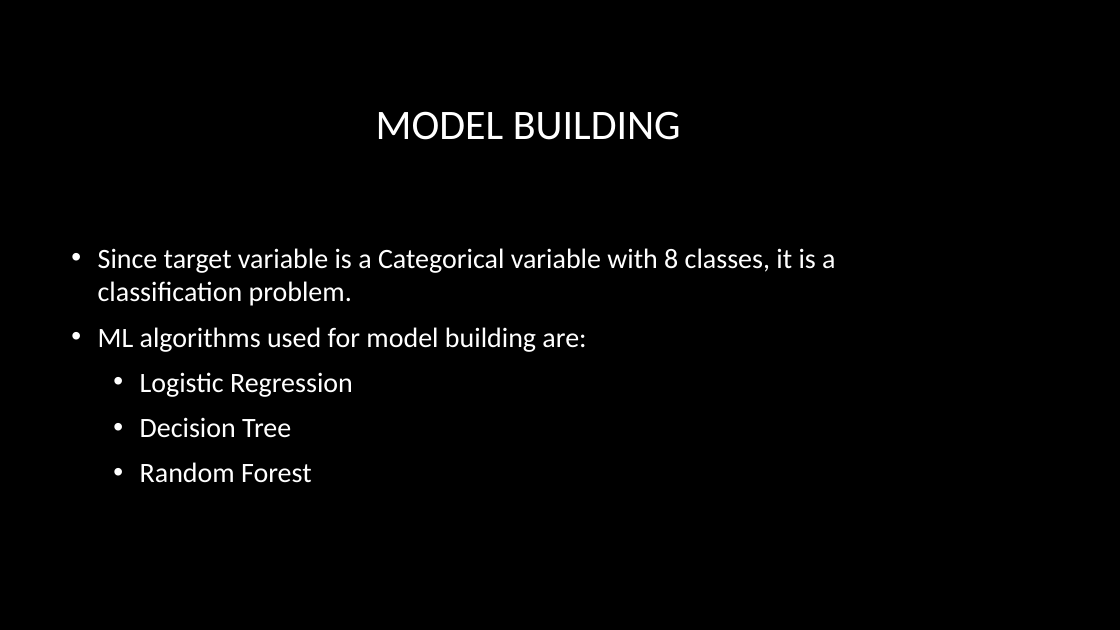
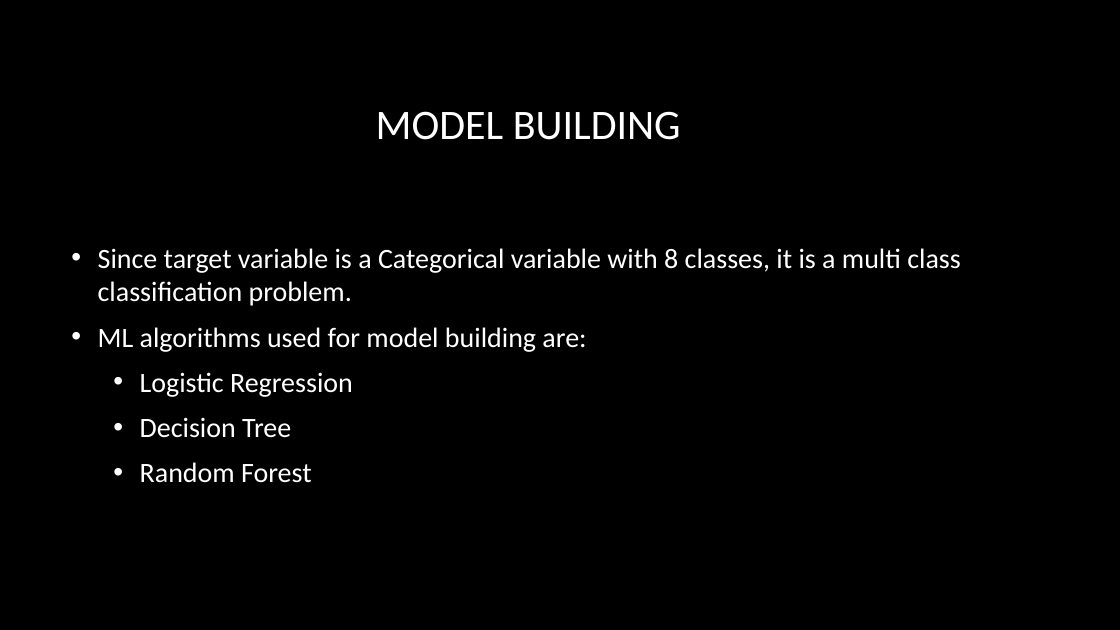
Before and after one commit to rajgupta-github/MachineLearning-with-Python, a slide deck: slide 9 of projects/PrudentialInsurancePrediction/MLFoundation Project - Insurance risk prediction.pptx (slide 8 before the commit). Drawn at 1120x630 pixels with LibreOffice and Linux fonts; fonts in the diff are those of the drawing; background and template pictures are left out. Boxes give left, top, right and bottom in pixels: in the first picture for what was removed or moved away, otherwise in the second. Text is boxed around its words. In the diff, an @@ line names an element or a change of style, - is before the commit and + after.

```diff
--- a/projects/PrudentialInsurancePrediction/MLFoundation Project - Insurance risk prediction.pptx
+++ b/projects/PrudentialInsurancePrediction/MLFoundation Project - Insurance risk prediction.pptx
@@ text at [98, 248, 961, 306]: text changed @@
-• Since target variable is a Categorical variable with 8 classes, it is a classification problem.
+• Since target variable is a Categorical variable with 8 classes, it is a multi class classification problem.
```
Also in this commit, not shown: 4 other slides changed, 7 slides added, 5 other files.
